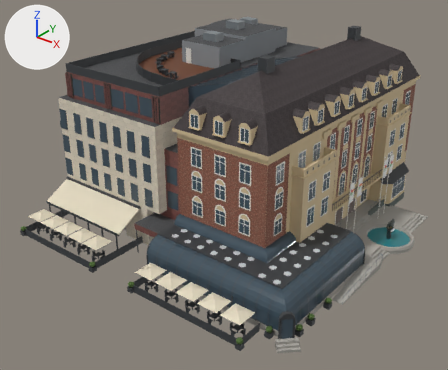
Renders of the glTF model web/public/story/trondheim/foniks.glb from each side of a commit.
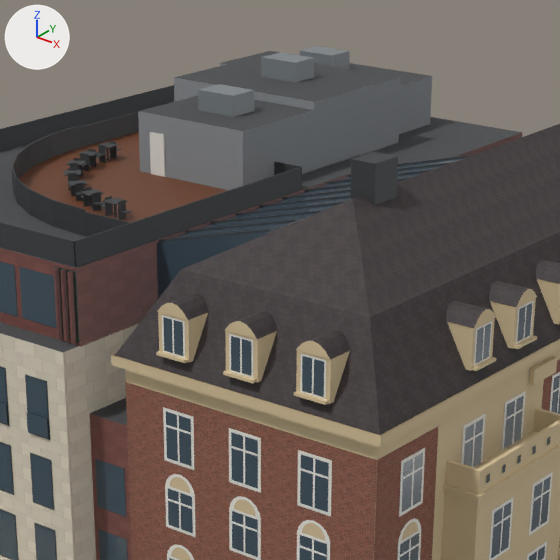
Each version appears first whole from a 50 mm lens placed at (-10.9, -28.8, 42.1), pointed at (-57.5, 29.5, 6.0), and next in a close-up on the part from 29% to 74% of the width and 0% to 54% of the height. The lights are fixed; the arrows at upper left show +X, +Y and +Z. The first two pictures are the older version. Where no turn or scale is listed for an object, it has been applied to the vertices. Vertices at exactly the same position are counted once.

Names of what the first close-up shows: 'brick', 'copper', 'dark', 'frame', 'glass', 'phoenix', 'roof_felt', 'roof_light', 'slate', 'steel', 'travertine', 'wood' and 1 more.
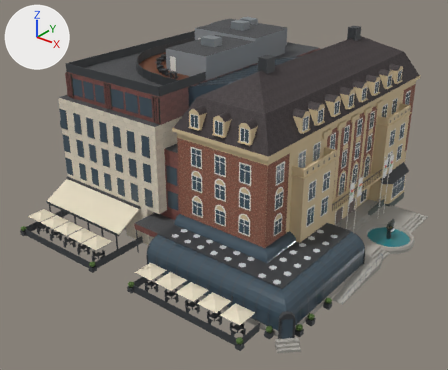
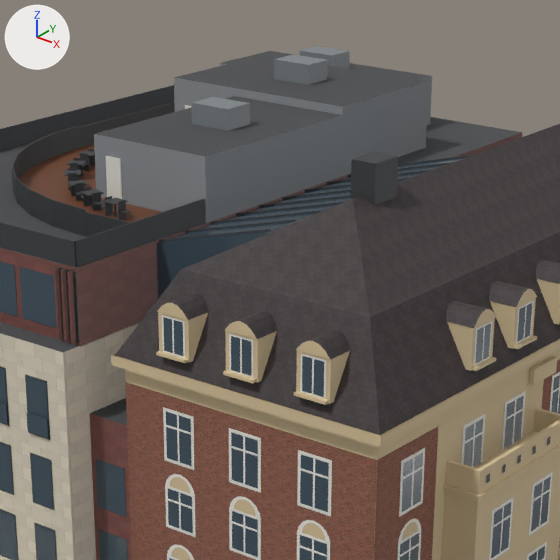
Where the newer file only moved an object's origin or applied its transform, the numbers keep the older frame.

Scene script edits in JSON lines:
```json
{"block": "me_chair_036", "where": "# used by ob_dark; location = (-54.54, 13.05, 0.45)"}
{"op": "remove", "block": "me_chair_036", "code": "me_chair_036.from_pydata(...)  # 2405 vertices, 2934 faces; spans x -22.7..18.0, y -2.7..40.9, z -0.4..23.9"}
{"op": "add", "block": "me_chair_036", "code": "me_chair_036.from_pydata(...)  # 2399 vertices, 2922 faces; spans x -22.7..18.0, y -2.7..40.9, z -0.5..23.9"}
{"block": "me_chair_036", "change": "me_chair_036 part 1: 1 vertex moved from x -5.1, y 22.5, z 19.8 to x -5.1, y 15.4, z 19.7; 9 vertices removed from x -6.7..-5.0, y 22.4..22.5, z 19.8..20.9; 3 vertices added at x -5.1..-5.0, y 15.4, z 19.7..20.8"}
{"block": "me_chair_036", "change": "other edits to the shape of me_chair_036 do not show in these pictures"}
{"block": "me_mullion_017", "where": "me_mullion_017.from_pydata(...)  # 1030 vertices, 810 faces; spans x -28.9..3.4, y -0.2..36.4, z 0.8..22.3"}
{"block": "me_mullion_017", "where": "# used by ob_frame; location = (-44.5, 20.5, 0.0)"}
{"block": "me_mullion_017", "change": "me_mullion_017 part 2: the loose piece of 8 vertices spanning x -22.4..-21.5, y 12.5..12.6, z 20.2..22.3 is moved by (1.5, -4.7, 0.0)"}
{"block": "me_foniksannextop_001", "where": "me_foniksannextop_001.from_pydata(...)  # 79 vertices, 42 faces; spans x -77.3..-57.3, y 16.8..52.0, z 4.3..23.6"}
{"block": "me_foniksannextop_001", "where": "# used by ob_roof_felt; location = (0.0, 0.0, 0.0)"}
{"block": "me_foniksannextop_001", "change": "me_foniksannextop_001 part 3: 21 of 79 vertices moved; they spanned x -77.3..-57.3, y 19.8..52.0, z 16.8..23.6 and now span x -77.3..-57.3, y 19.8..52.0, z 16.8..23.6; mean shift (2.0, -0.4, 0.0); largest move (-76.0, 20.1, 20.0) -> (-57.3, 52.0, 20.2)"}
{"block": "me_foniksannexutility_001", "where": "# used by ob_roof_light; location = (-65.7, 42.3, 21.9)"}
{"op": "remove", "block": "me_foniksannexutility_001", "code": "me_foniksannexutility_001.from_pydata(...)  # 23 vertices, 28 faces; spans x -7.6..4.5, y -9.2..8.2, z -1.7..1.7"}
{"op": "add", "block": "me_foniksannexutility_001", "code": "me_foniksannexutility_001.from_pydata(...)  # 23 vertices, 28 faces; spans x -7.6..6.2, y -13.9..8.2, z -1.7..1.7"}
{"block": "me_foniksannexutility_001", "change": "me_foniksannexutility_001 part 4: all 2 vertices in x 4.5, y -9.2, z -1.7..1.3 are moved by (1.7, -4.7, 0.0)"}
{"block": "me_foniksannexutility_001", "change": "me_foniksannexutility_001 part 5: all 5 vertices in x 4.5, y -3.7..3.7, z -1.7..1.7 are moved by (1.7, 0.0, 0.0)"}
{"block": "me_foniksannexutility_001", "change": "other edits to the shape of me_foniksannexutility_001 do not show in these pictures"}
{"block": "me_cone_025", "where": "# used by ob_steel; location = (-42.4, 46.95, 1.8)"}
{"op": "remove", "block": "me_cone_025", "code": "me_cone_025.from_pydata(...)  # 320 vertices, 460 faces; spans x -26.5..6.5, y -23.4..2.1, z -1.8..22.8"}
{"op": "add", "block": "me_cone_025", "code": "me_cone_025.from_pydata(...)  # 320 vertices, 460 faces; spans x -26.4..6.5, y -23.4..2.1, z -1.8..22.8"}
{"block": "me_cone_025", "change": "me_cone_025 part 6: the loose piece of 8 vertices spanning x -23.2..-21.0, y -11.9..-10.3, z 21.4..22.4 is moved by (1.6, -2.4, 0.0)"}
{"block": "me_cone_025", "change": "me_cone_025 part 7: the loose piece of 8 vertices spanning x -24.4..-22.2, y -5.5..-3.9, z 21.8..22.8 is moved by (0.9, 0.0, 0.0)"}
{"block": "me_cone_025", "change": "other edits to the shape of me_cone_025 do not show in these pictures"}
```

Pixel boxes (x1, y1, x2, y2) of what changed, in the close-ups (560 x 560 px; the box of a moved part takes in the faces that stretch with it):
```json
{"object": "roof_light", "change": "reshaped", "before": [138, 63, 432, 190], "after": [94, 63, 432, 223], "on screen": "15% wider, 26% taller"}
{"object": "steel", "change": "reshaped", "before": [198, 46, 350, 117], "after": [192, 46, 350, 131]}
{"part": 1, "of": "me_chair_036", "change": "built on", "before": [75, 161, 302, 267], "after": [75, 199, 205, 267]}
{"part": 2, "of": "me_mullion_017", "change": "moved or reshaped", "before": [150, 132, 165, 177], "after": [106, 156, 122, 199]}
{"part": 3, "of": "me_foniksannextop_001", "change": "moved or reshaped", "before": [140, 55, 462, 224], "after": [95, 55, 462, 224]}
{"part": 4, "of": "me_foniksannexutility_001", "change": "moved or reshaped", "before": [138, 110, 314, 190], "after": [94, 115, 343, 223]}
{"part": 5, "of": "me_foniksannexutility_001", "change": "moved or reshaped", "before": [174, 77, 401, 171], "after": [174, 78, 428, 177]}
{"part": 6, "of": "me_cone_025", "change": "moved or reshaped", "before": [198, 84, 254, 117], "after": [192, 97, 250, 131]}
{"part": 7, "of": "me_cone_025", "change": "moved or reshaped", "before": [261, 52, 314, 83], "after": [274, 54, 328, 85]}
{"object": "wood", "change": "unchanged, covered by the edit", "before": [19, 132, 393, 222], "after": [19, 144, 161, 222]}
```
